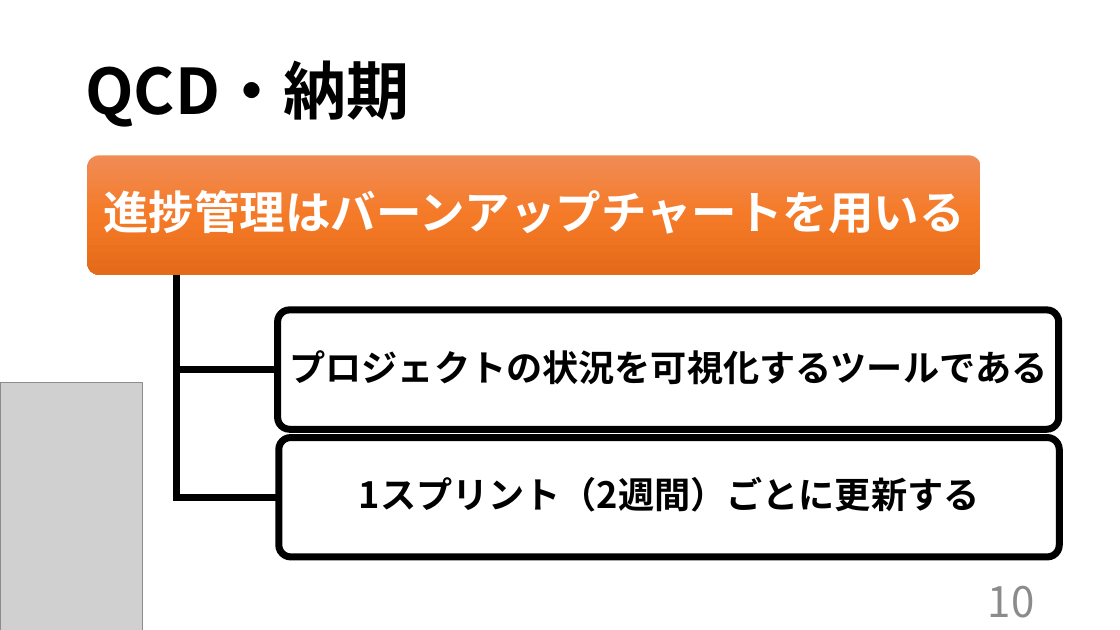
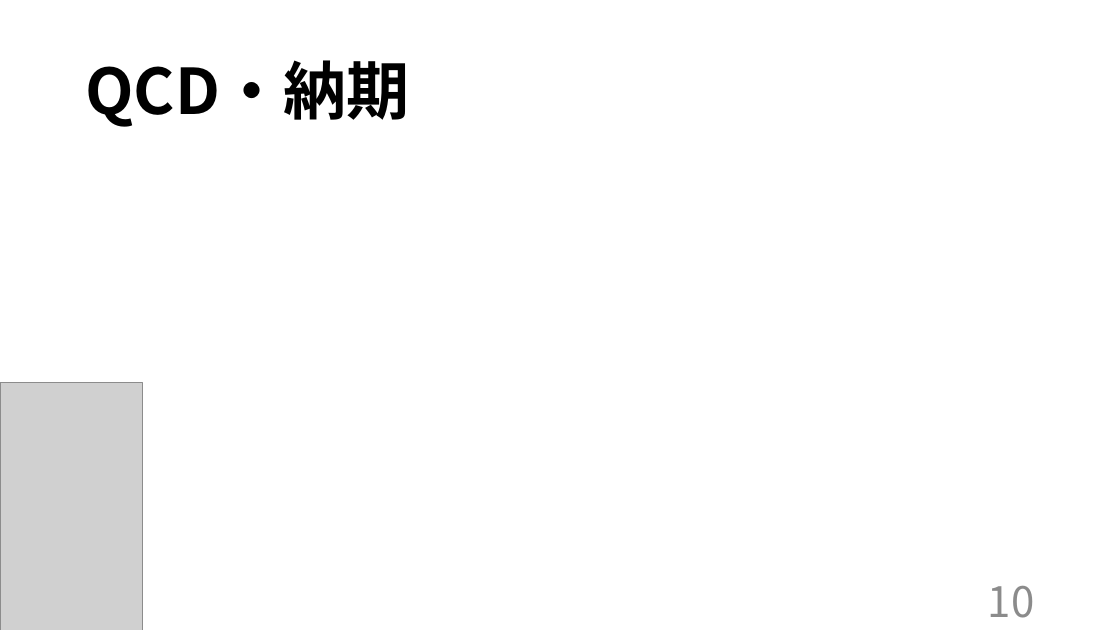
Before and after one commit to kazukiyoshida96/PM-, a slide deck: slide 16 of 最終.pptx. Drawn at 1120x630 pixels with LibreOffice and Linux fonts; fonts in the diff are those of the drawing; grey boxes stand for pictures. Boxes give left, top, right and bottom in pixels: in the first picture for what was removed or moved away, otherwise in the second. Text is boxed around its words. In the diff, an @@ line names an element or a change of style, - is before the commit and + after.

Commit message:
ppt y

```diff
--- a/最終.pptx
+++ b/最終.pptx
@@ group removed at [87,155,1060,557]: 3 rounded rectangles, 3 texts, 2 freeform shapes @@
-進捗管理はバーンアップチャートを用いる
-プロジェクトの状況を可視化するツールである
-1スプリント（2週間）ごとに更新する
```
Also in this commit, not shown: 1 slide removed.
